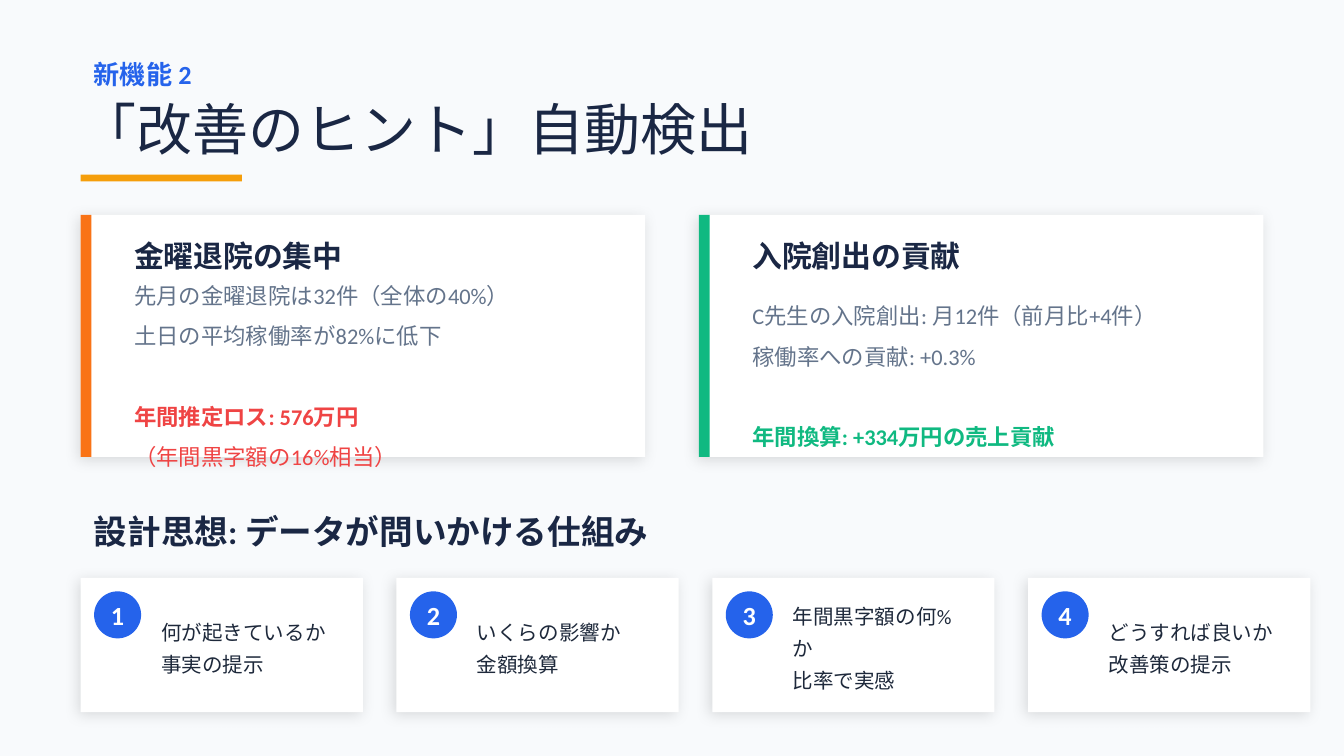
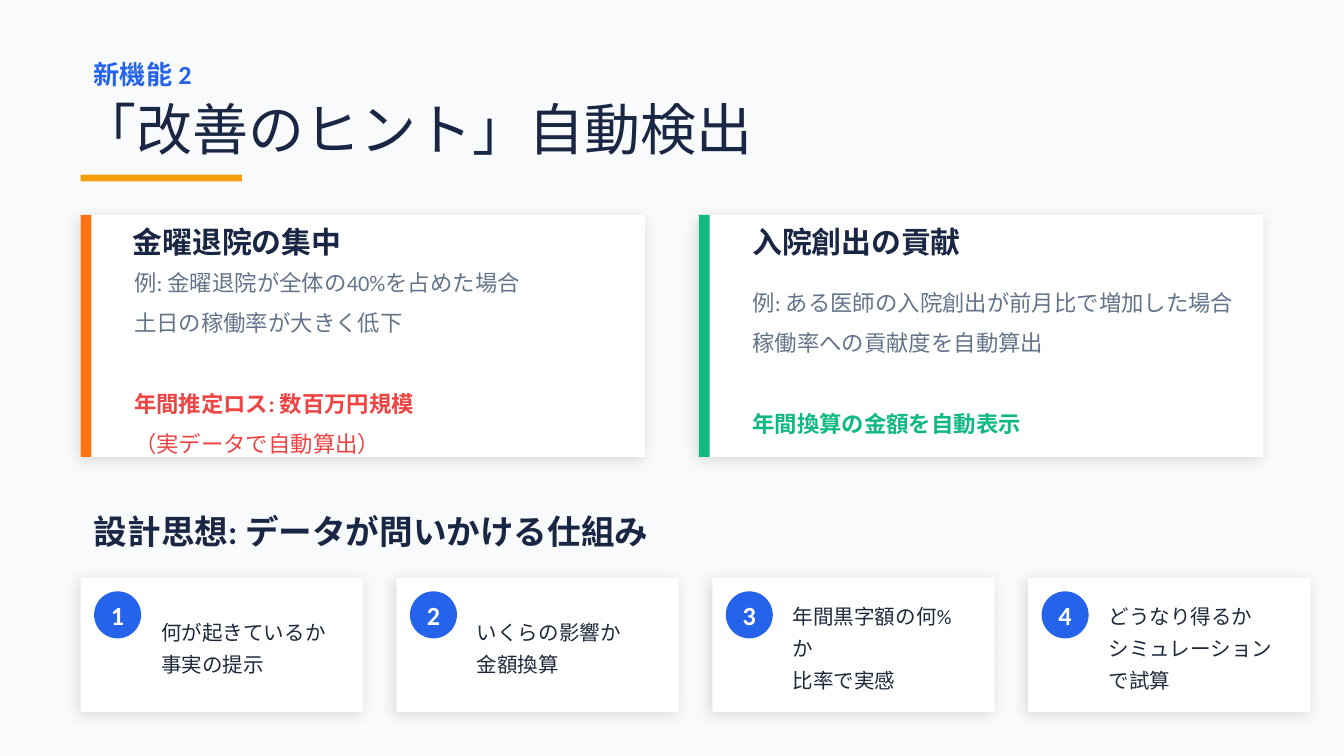
Before and after one commit to torukubota2023/bed-control-simulator, a slide deck: slide 6 of docs/admin/bed_control_evolution_presentation.pptx. Drawn at 1344x756 pixels with LibreOffice and Linux fonts; fonts in the diff are those of the drawing. Boxes give left, top, right and bottom in pixels: in the first picture for what was removed or moved away, otherwise in the second. Text is boxed around its words. In the diff, an @@ line names an element or a change of style, - is before the commit and + after.

```diff
--- a/docs/admin/bed_control_evolution_presentation.pptx
+++ b/docs/admin/bed_control_evolution_presentation.pptx
@@ text "金曜退院の集中": place and size @@
-text "金曜退院の集中" at <box>134,241,342,270</box>
+text "金曜退院の集中" at <box>133,227,341,256</box>
@@ text "入院創出の貢献": place and size @@
-text "入院創出の貢献" at <box>752,241,960,270</box>
+text "入院創出の貢献" at <box>752,227,960,256</box>
@@ text at <box>134,272,520,454</box>: text changed @@
-先月の金曜退院は32件（全体の40%）
-土日の平均稼働率が82%に低下
-年間推定ロス: 576万円
-（年間黒字額の16%相当）
+例: 金曜退院が全体の40%を占めた場合
+土日の稼働率が大きく低下
+年間推定ロス: 数百万円規模
+（実データで自動算出）
@@ text at <box>752,292,1234,434</box>: text changed @@
-C先生の入院創出: 月12件（前月比+4件）
-稼働率への貢献: +0.3%
-年間換算: +334万円の売上貢献
+例: ある医師の入院創出が前月比で増加した場合
+稼働率への貢献度を自動算出
+年間換算の金額を自動表示
@@ text at <box>1109,607,1273,690</box>: text changed @@
-どうすれば良いか
-改善策の提示
+どうなり得るか
+シミュレーションで試算
```
Also in this commit, not shown: 10 other slides changed.
